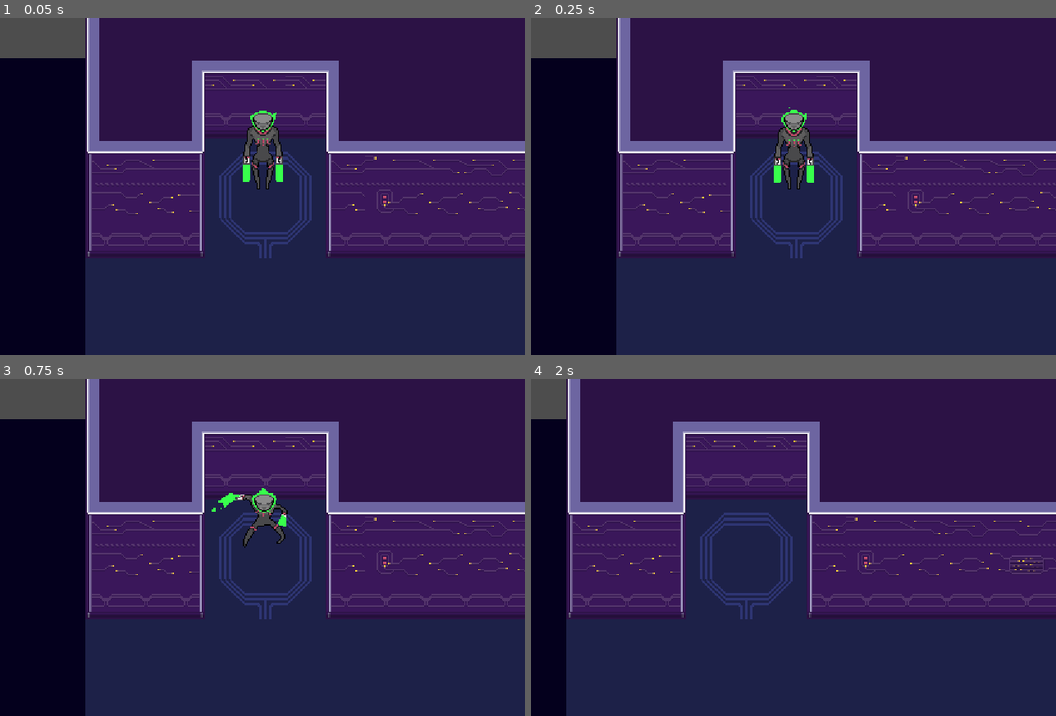
Above: before the commit, frames 1-4 (two rows, left to right).
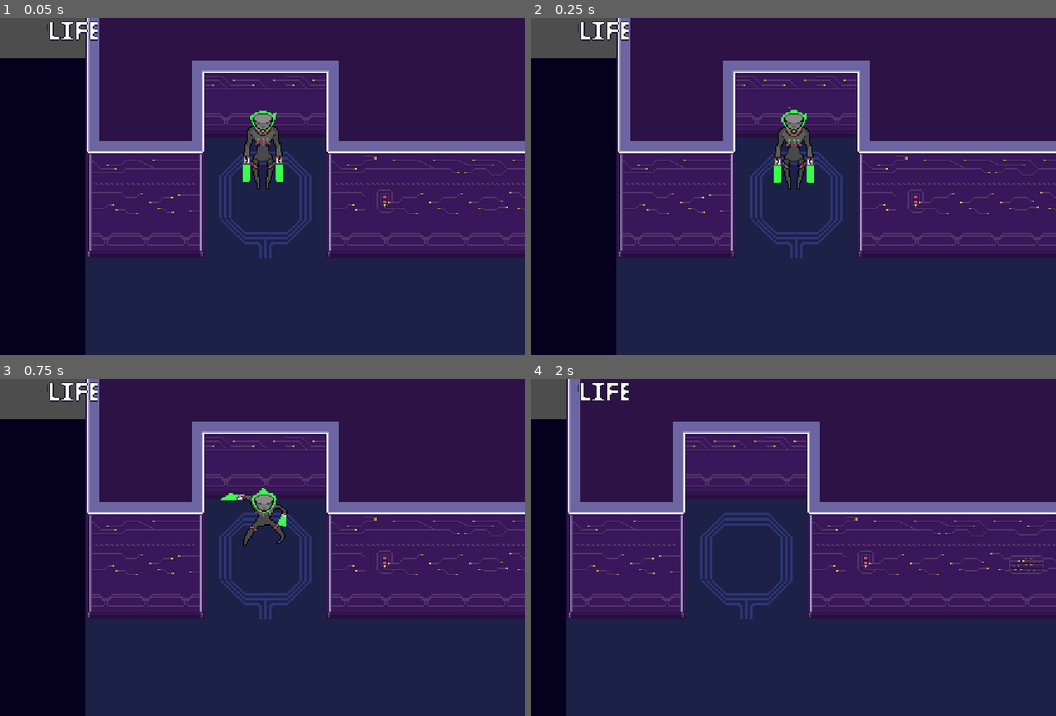
Above: after the commit, the same moments.

Repository: evilshrooms/Corruption-PSGJam2025
Game: Godot game, scene res://corruption.tscn
Same seed, same stepped clock (60 frames per second), same inputs: the game is played once before the commit and once after it.
Inputs (mouse positions are in pixels of both pictures, inside the frame that each line leads up to):
- Up to frame 1 (0.05 s): no input
- Up to frame 2 (0.25 s): no input
- Up to frame 3 (0.75 s): tap Enter at 0.5 s; move the mouse to (378, 530) at 0.52 s; press the mouse at (378, 530) at 0.53 s; hold D (right) from 0.53 s (still down)
- Up to frame 4 (2 s): move the mouse to (688, 564) at 1.27 s; release D (right) at 1.28 s; release the mouse at (688, 564) at 1.28 s; hold S (down) from 1.28 s (still down); click (688, 564) at 1.35 s

The runs differ from the first frame. In frame 1, 0.3% of the frame differs, in the area x 8-19%, y 0-7%; in frame 2, 0.3%; in frame 3, 0.4%, in the area x 8-46%, y 0-40%; in frame 4, 0.2%.

Commit message:
Revert "New branch"

Diff:
--- a/corruption/GUI/player-hud/energy_gui.tscn
+++ b/corruption/GUI/player-hud/energy_gui.tscn
@@ -1,7 +1,7 @@
 [gd_scene load_steps=3 format=3 uid="uid://gxtnad4tbum0"]
 
 [ext_resource type="Script" path="res://GUI/player-hud/heart_gui.gd" id="1_5ae8f"]
-[ext_resource type="Texture2D" uid="uid://cf5kef2v103wf" path="res://GUI/player-hud/Health_Bar_New_01282025.png" id="2_vnyhy"]
+[ext_resource type="Texture2D" uid="uid://c7mrjlttm0gjh" path="res://GUI/player-hud/Health_two-Sheet.png" id="1_ook18"]
 
 [node name="Energy" type="Control"]
 custom_minimum_size = Vector2(16, 16)
@@ -12,6 +12,7 @@
 script = ExtResource("1_5ae8f")
 
 [node name="Sprite2D" type="Sprite2D" parent="."]
-texture = ExtResource("2_vnyhy")
+texture = ExtResource("1_ook18")
 centered = false
-hframes = 3
+hframes = 7
+frame = 2
--- a/corruption/GUI/player-hud/player_hud.tscn
+++ b/corruption/GUI/player-hud/player_hud.tscn
@@ -1,5 +1,6 @@
-[gd_scene load_steps=3 format=3 uid="uid://hqs1silh6db6"]
+[gd_scene load_steps=4 format=3 uid="uid://hqs1silh6db6"]
 
+[ext_resource type="Texture2D" uid="uid://c7mrjlttm0gjh" path="res://GUI/player-hud/Health_two-Sheet.png" id="1_airba"]
 [ext_resource type="Script" path="res://GUI/player-hud/player_hud.gd" id="1_jypde"]
 [ext_resource type="PackedScene" uid="uid://gxtnad4tbum0" path="res://GUI/player-hud/energy_gui.tscn" id="2_0lwq3"]
 
@@ -18,14 +19,20 @@
 grow_horizontal = 2
 grow_vertical = 2
 
+[node name="Sprite2D" type="Sprite2D" parent="Control"]
+position = Vector2(83, 50)
+texture = ExtResource("1_airba")
+region_enabled = true
+region_rect = Rect2(54, 0, 41, 16)
+
 [node name="HFlowContainer" type="HFlowContainer" parent="Control"]
 layout_mode = 0
-offset_left = 25.0
-offset_top = 40.0
-offset_right = 130.0
-offset_bottom = 87.0
+offset_left = 31.0
+offset_top = 59.0
+offset_right = 136.0
+offset_bottom = 95.0
 theme_override_constants/h_separation = 4
-theme_override_constants/v_separation = 15
+theme_override_constants/v_separation = 2
 alignment = 1
 
 [node name="Energy" parent="Control/HFlowContainer" instance=ExtResource("2_0lwq3")]
--- a/corruption/Player/Scripts/state_attack.gd
+++ b/corruption/Player/Scripts/state_attack.gd
@@ -1,10 +1,6 @@
 class_name State_Attack extends State
 
 var attacking : bool = false
-
-
-@export var attack_sound : AudioStream
-@export_range(1,20,0.5) var declerate_speed : float = 5.0
 
 @onready var animation_player : AnimationPlayer = $"../../AnimationPlayer"
 @onready var idle : State = $"../Idle"
@@ -20,14 +16,12 @@
 
 #what happens when the player exits this state
 func Exit() -> void:
-	animation_player.animation_finished.disconnect( EndAttack )
-	attacking = false
 	pass
 
 
 #what happens during the _process in this state
 func Process( _delta : float ) -> State:
-	player.velocity -= player.velocity * declerate_speed * _delta
+	player.velocity = Vector2.ZERO
 
 	if attacking == false:
 		if player.direction == Vector2.ZERO:
--- a/corruption/Player/player.tscn
+++ b/corruption/Player/player.tscn
@@ -8,7 +8,6 @@
 [ext_resource type="Script" path="res://Player/Scripts/PlayerCamera.gd" id="6_egcn1"]
 [ext_resource type="Script" path="res://Player/Scripts/state_attack.gd" id="6_okuab"]
 [ext_resource type="PackedScene" uid="uid://bqt67mvfh5w4q" path="res://GeneralNodes/HitBox/hit_box.tscn" id="7_kdg1f"]
-[ext_resource type="AudioStream" uid="uid://b40godtr8mfdd" path="res://Player/Scripts/Audio/Sword Sounds.wav" id="7_xj4wn"]
 [ext_resource type="PackedScene" uid="uid://dk2u34sak6i8f" path="res://GeneralNodes/HurtBox/hurt_box.tscn" id="8_i6lk4"]
 
 [sub_resource type="CircleShape2D" id="CircleShape2D_cj2dk"]
@@ -30,15 +29,15 @@
 
 [sub_resource type="Animation" id="Animation_6mbsf"]
 resource_name = "attack_down"
-length = 0.4
-tracks/0/type = "value"
-tracks/0/imported = false
-tracks/0/enabled = true
-tracks/0/path = NodePath("Sprite2D:frame")
-tracks/0/interp = 1
-tracks/0/loop_wrap = true
-tracks/0/keys = {
-"times": PackedFloat32Array(0, 0.4),
+length = 0.3
+tracks/0/type = "value"
+tracks/0/imported = false
+tracks/0/enabled = true
+tracks/0/path = NodePath("Sprite2D:frame")
+tracks/0/interp = 1
+tracks/0/loop_wrap = true
+tracks/0/keys = {
+"times": PackedFloat32Array(0, 0.3),
 "transitions": PackedFloat32Array(1, 1),
 "update": 0,
 "values": [8, 16]
@@ -194,7 +193,6 @@
 
 [node name="Attack" type="Node" parent="StateMachine"]
 script = ExtResource("6_okuab")
-attack_sound = ExtResource("7_xj4wn")
 
 [node name="Camera2D" type="Camera2D" parent="."]
 editor_draw_limits = true
@@ -212,7 +210,3 @@
 position = Vector2(-2.84217e-14, 6)
 rotation = -1.564
 shape = SubResource("CapsuleShape2D_qpkb8")
-
-[node name="Audio" type="Node2D" parent="."]
-
-[node name="AudioStreamPlayer2D" type="AudioStreamPlayer2D" parent="Audio"]
Binary file removed: corruption/GUI/player-hud/Health_Bar_New_01282025.png
Not shown, removed: corruption/GUI/player-hud/Health_Bar_New_01282025.png.import
Not shown, removed: corruption/Player/Scripts/Audio/Sword Sounds.wav.import
Not shown: 1 places in corruption/Player/player.tscn that only renumber resources
Not shown, removed: corruption/Player/Scripts/Audio/Sword Sounds.wav
